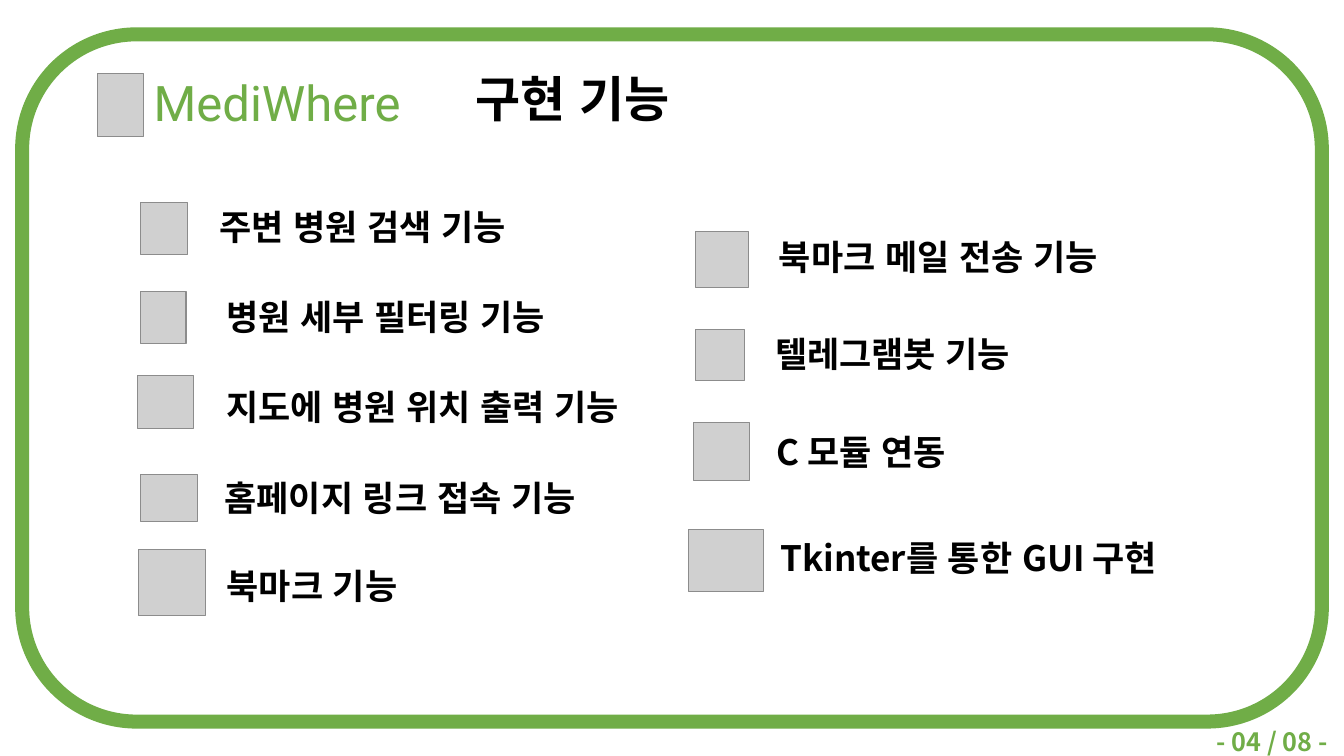
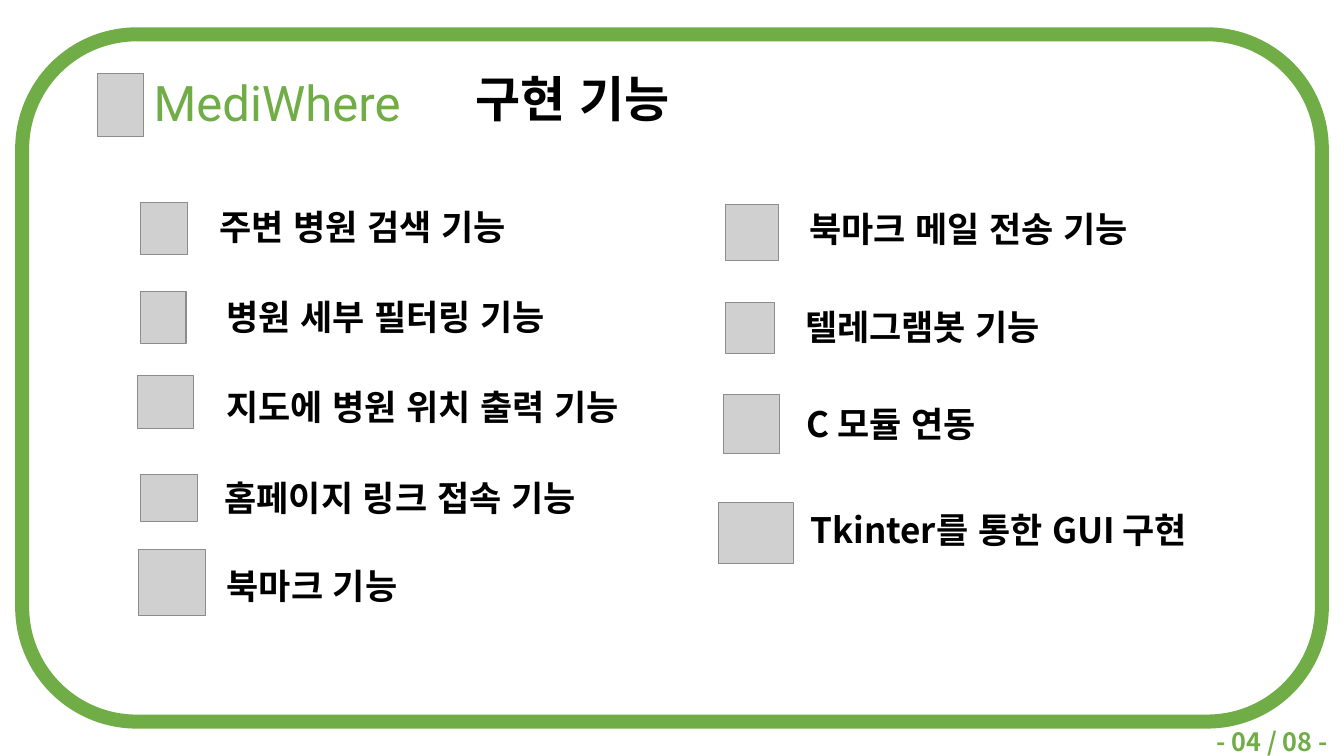
Before and after one commit to doood4/2018_OpenAPI, a slide deck: slide 4 of ppt/2016182037-스크립트언어 3차발표.pptx. Drawn at 1344x756 pixels with LibreOffice and Linux fonts; fonts in the diff are those of the drawing; grey boxes stand for pictures. Boxes give left, top, right and bottom in pixels: in the first picture for what was removed or moved away, otherwise in the second. Text is boxed around its words. In the diff, an @@ line names an element or a change of style, - is before the commit and + after.

```diff
--- a/ppt/2016182037-스크립트언어 3차발표.pptx
+++ b/ppt/2016182037-스크립트언어 3차발표.pptx
@@ picture: place and size @@
-picture at [696, 330, 744, 381]
+picture at [726, 302, 774, 354]
@@ text "텔레그램봇 기능": place and size @@
-text "텔레그램봇 기능" at [775, 337, 1010, 370]
+text "텔레그램봇 기능" at [805, 310, 1040, 343]
@@ 3 pictures, 3 texts: place and size @@
-3 pictures, 3 texts at [689, 232, 1157, 591]
+3 pictures, 3 texts at [718, 205, 1187, 564]
```
Also in this commit, not shown: 1 other file.
